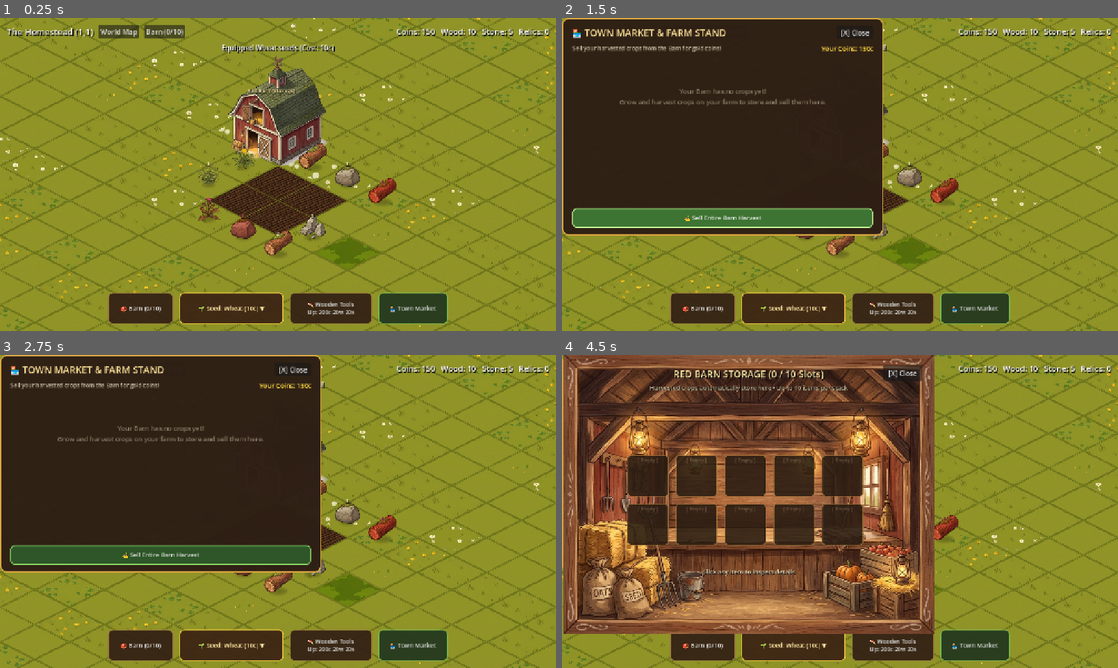
Above: before the commit, frames 1-4 (two rows, left to right).
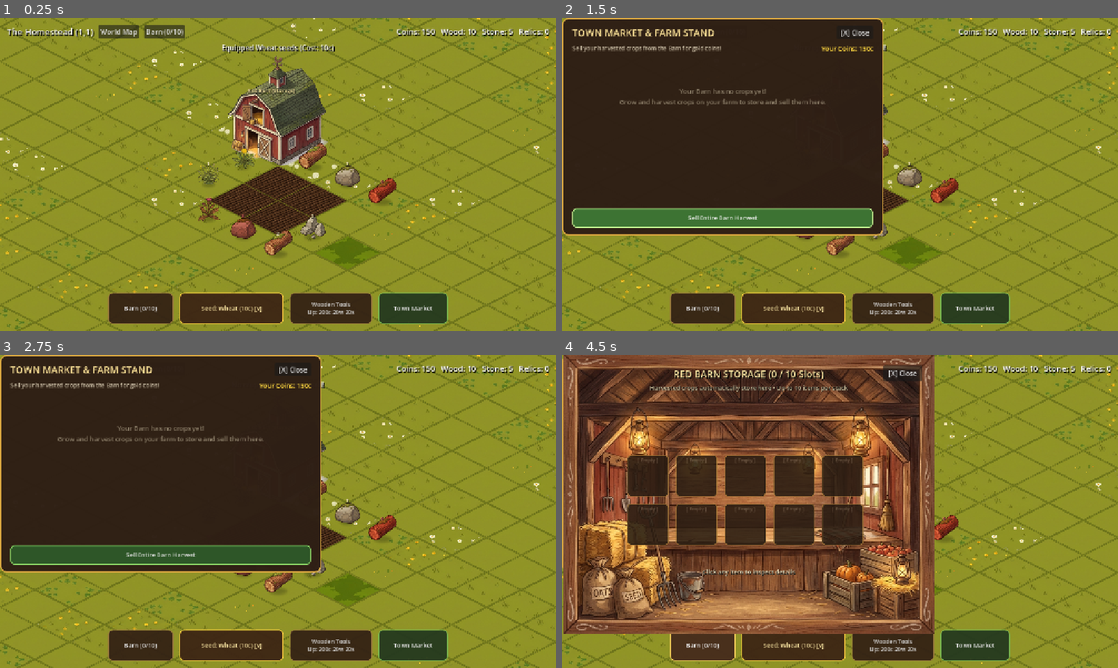
Above: after the commit, the same moments.

Repository: ShootyQ/FarmingApp
Game: Godot game, scene res://scenes/main.tscn
Same seed, same stepped clock (60 frames per second), same inputs: the game is played once before the commit and once after it.
Inputs (mouse positions are in pixels of both pictures, inside the frame that each line leads up to):
- Up to frame 1 (0.25 s): no input
- Up to frame 2 (1.5 s): click "🏪 Town Market" (after the commit: "Town Market") at 0.5 s; click "💰 Sell Entire Barn Harvest" (after the commit: "Sell Entire Barn Harvest") at 1.25 s
- Up to frame 3 (2.75 s): click "World Map" at 2 s
- Up to frame 4 (4.5 s): click "Barn (0/10)" at 2.75 s; click (701, 646) at 3.5 s, where only the run before the commit has a clickable "🎒 Barn (0/10)"; click "Barn (0/10)" at 4.25 s

The runs differ from the first frame. In frame 1, 0.3% of the frame differs, in the area x 21-79%, y 90-94%; in frame 2, 1.0%, in the area x 1-79%, y 3-94%; in frame 3, 1.0%; in frame 4, 0.4%.

Commit message:
Clean font glyphs on Gardener's Dock and Market buttons

Diff:
--- a/scripts/main.gd
+++ b/scripts/main.gd
@@ -309,7 +309,7 @@
 	# 1. Barn Storage Shortcut Button
 	dock_barn_btn = Button.new()
 	dock_barn_btn.custom_minimum_size = Vector2(150, 56)
-	dock_barn_btn.text = "🎒 Barn (0/10)"
+	dock_barn_btn.text = "Barn (0/10)"
 	dock_barn_btn.add_theme_font_size_override("font_size", 14)
 	dock_barn_btn.add_theme_stylebox_override("normal", normal_wood)
 	dock_barn_btn.add_theme_stylebox_override("hover", hover_wood)
@@ -320,7 +320,7 @@
 	# 2. Active Seed Pill (Click to open Seed Pouch Drawer)
 	dock_active_seed_btn = Button.new()
 	dock_active_seed_btn.custom_minimum_size = Vector2(240, 56)
-	dock_active_seed_btn.text = "🌱 Seed: Wheat (10c) ▼"
+	dock_active_seed_btn.text = "Seed: Wheat (10c) [v]"
 	dock_active_seed_btn.add_theme_font_size_override("font_size", 14)
 	dock_active_seed_btn.add_theme_color_override("font_color", Color(1.0, 0.92, 0.65, 1.0))
 	dock_active_seed_btn.add_theme_stylebox_override("normal", active_gold)
@@ -332,7 +332,7 @@
 	# 3. Tool Bench Button
 	dock_tool_btn = Button.new()
 	dock_tool_btn.custom_minimum_size = Vector2(190, 56)
-	dock_tool_btn.text = "🪓 Wooden Tools"
+	dock_tool_btn.text = "Wooden Tools"
 	dock_tool_btn.add_theme_font_size_override("font_size", 13)
 	dock_tool_btn.add_theme_stylebox_override("normal", normal_wood)
 	dock_tool_btn.add_theme_stylebox_override("hover", hover_wood)
@@ -343,7 +343,7 @@
 	# 4. Market / Farm Stand Button
 	dock_market_btn = Button.new()
 	dock_market_btn.custom_minimum_size = Vector2(160, 56)
-	dock_market_btn.text = "🏪 Town Market"
+	dock_market_btn.text = "Town Market"
 	dock_market_btn.add_theme_font_size_override("font_size", 14)
 	var market_sb = make_wood_sb.call(Color(0.14, 0.22, 0.12, 0.94), Color(0.45, 0.75, 0.35, 0.85))
 	var market_hover = make_wood_sb.call(Color(0.18, 0.28, 0.15, 0.98), Color(0.70, 1.0, 0.50, 1.0))
@@ -378,19 +378,19 @@
 
 func _refresh_gardener_dock():
 	if dock_barn_btn:
-		dock_barn_btn.text = "🎒 Barn (%d/10)" % GameState.get_barn_used_slots()
+		dock_barn_btn.text = "Barn (%d/10)" % GameState.get_barn_used_slots()
 
 	if dock_active_seed_btn:
 		var c = GameData.CROPS.get(GameState.selected_crop, {})
-		dock_active_seed_btn.text = "🌱 Seed: %s (%dc) ▼" % [c.get("name", "Wheat"), c.get("cost", 10)]
+		dock_active_seed_btn.text = "Seed: %s (%dc) [v]" % [c.get("name", "Wheat"), c.get("cost", 10)]
 
 	if dock_tool_btn:
 		var cur_tool = GameState.get_tool_info()
 		if GameState.tool_tier < GameData.TOOL_TIERS.size() - 1:
 			var next_tool = GameData.TOOL_TIERS[GameState.tool_tier + 1]
-			dock_tool_btn.text = "🪓 %s\nUp: %dc %dw %ds" % [cur_tool["name"], next_tool["cost_coins"], next_tool["cost_wood"], next_tool["cost_stone"]]
+			dock_tool_btn.text = "%s\nUp: %dc %dw %ds" % [cur_tool["name"], next_tool["cost_coins"], next_tool["cost_wood"], next_tool["cost_stone"]]
 		else:
-			dock_tool_btn.text = "🪓 %s\n(Max Tier)" % cur_tool["name"]
+			dock_tool_btn.text = "%s\n(Max Tier)" % cur_tool["name"]
 
 func _on_plot_clicked(idx: int):
 	GameState.interact_with_tile(GameState.current_sector_coord, idx)
@@ -930,7 +930,7 @@
 	seed_drawer.add_child(vbox)
 
 	var header = Label.new()
-	header.text = "🌱 SEED POUCH • SELECT SEED TO PLANT"
+	header.text = "SEED POUCH • SELECT ACTIVE SEED"
 	header.horizontal_alignment = HORIZONTAL_ALIGNMENT_CENTER
 	header.add_theme_font_size_override("font_size", 14)
 	header.add_theme_color_override("font_color", Color(1.0, 0.90, 0.60, 1.0))
@@ -1055,7 +1055,7 @@
 	vbox.add_child(top_h)
 
 	var title = Label.new()
-	title.text = "🏪 TOWN MARKET & FARM STAND"
+	title.text = "TOWN MARKET & FARM STAND"
 	title.size_flags_horizontal = Control.SIZE_EXPAND_FILL
 	title.add_theme_font_size_override("font_size", 22)
 	title.add_theme_color_override("font_color", Color(1.0, 0.90, 0.60, 1.0))
@@ -1112,7 +1112,7 @@
 	sell_all_btn.name = "SellAllBtn"
 	sell_all_btn.size_flags_horizontal = Control.SIZE_EXPAND_FILL
 	sell_all_btn.custom_minimum_size = Vector2(0, 44)
-	sell_all_btn.text = "💰 Sell Entire Barn Harvest"
+	sell_all_btn.text = "Sell Entire Barn Harvest"
 	sell_all_btn.add_theme_font_size_override("font_size", 14)
 
 	var sb_green = StyleBoxFlat.new()
